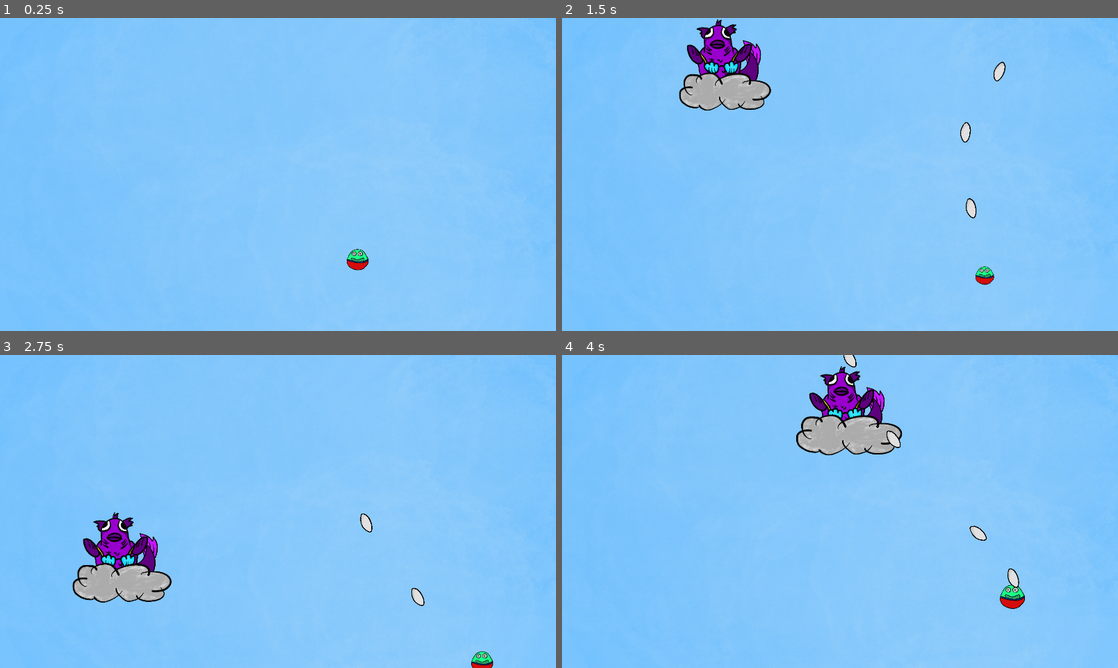
Above: before the commit, frames 1-4 (two rows, left to right).
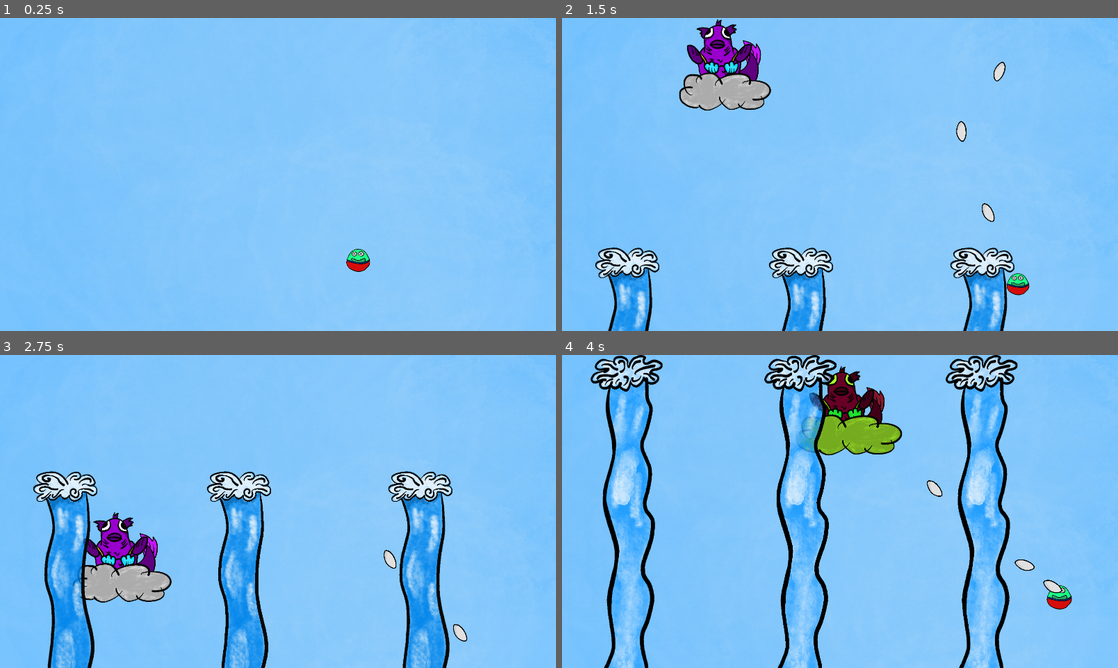
Above: after the commit, the same moments.

Repository: kaito002/bullet-hell-5
Game: Godot game, scene res://scenes/levels/picis/picis_level.tscn
Two runs of this game, one before a commit and one after it. Both use one fixed random seed, a clock stepped at 60 frames per second and the inputs below. This scene is started directly instead of the project's main scene.
Inputs (mouse positions are in pixels of both pictures, inside the frame that each line leads up to):
- Up to frame 1 (0.25 s): no input
- Up to frame 2 (1.5 s): move the mouse to (962, 158) at 0.52 s; press the mouse at (962, 158) at 0.53 s; hold D (right) 0.53-1.28 s; move the mouse to (728, 190) at 1.27 s; release the mouse at (728, 190) at 1.28 s; hold S (down) from 1.28 s (still down); click (728, 190) at 1.35 s
- Up to frame 3 (2.75 s): move the mouse to (333, 442) at 2.02 s; release S (down) at 2.03 s; press the mouse at (333, 442) at 2.03 s; hold D (right) from 2.03 s (still down)
- Up to frame 4 (4 s): move the mouse to (812, 574) at 2.77 s; release D (right) at 2.78 s; release the mouse at (812, 574) at 2.78 s; hold W (up) 2.78-3.53 s; click (812, 574) at 2.85 s; move the mouse to (1006, 558) at 3.52 s; press the mouse at (1006, 558) at 3.53 s; hold A (left) from 3.53 s (still down)

The runs differ from the first frame. In frame 1, 0.1% of the frame differs, in the area x 62-67%, y 73-82%; in frame 2, 6.6%; in frame 3, 14%; in frame 4, 20%, in the area x 5-92%, y 0-100%.

Commit message:
add piscis water pulse behaviour

Diff:
--- a/scenes/enemies/piscis/Piscis.tscn
+++ b/scenes/enemies/piscis/Piscis.tscn
@@ -218,6 +218,21 @@
 [sub_resource type="CircleShape2D" id="CircleShape2D_ydi71"]
 radius = 116.0
 
+[sub_resource type="Animation" id="Animation_okxbj"]
+length = 0.001
+tracks/0/type = "value"
+tracks/0/imported = false
+tracks/0/enabled = true
+tracks/0/path = NodePath(".:position")
+tracks/0/interp = 1
+tracks/0/loop_wrap = true
+tracks/0/keys = {
+"times": PackedFloat32Array(0),
+"transitions": PackedFloat32Array(1),
+"update": 0,
+"values": [Vector2(927, -816)]
+}
+
 [sub_resource type="Animation" id="Animation_vfo6o"]
 resource_name = "intro"
 length = 5.0
@@ -232,21 +247,6 @@
 "transitions": PackedFloat32Array(1, 1, 1, 1),
 "update": 0,
 "values": [Vector2(927, -816), Vector2(287, 782), Vector2(970, 177), Vector2(196, 170)]
-}
-
-[sub_resource type="Animation" id="Animation_okxbj"]
-length = 0.001
-tracks/0/type = "value"
-tracks/0/imported = false
-tracks/0/enabled = true
-tracks/0/path = NodePath(".:position")
-tracks/0/interp = 1
-tracks/0/loop_wrap = true
-tracks/0/keys = {
-"times": PackedFloat32Array(0),
-"transitions": PackedFloat32Array(1),
-"update": 0,
-"values": [Vector2(927, -816)]
 }
 
 [sub_resource type="Animation" id="Animation_jpw6j"]
--- a/scenes/enemies/piscis/picis_bullet.tscn
+++ b/scenes/enemies/piscis/picis_bullet.tscn
@@ -11,6 +11,7 @@
 size = Vector2(28.5714, 18.5714)
 
 [node name="picis_bullet" type="Area2D"]
+collision_layer = 16
 script = ExtResource("1_4no40")
 
 [node name="Sprite2D" type="Sprite2D" parent="."]
--- /dev/null
+++ b/scenes/levels/picis/picis_level.gd
@@ -0,0 +1,5 @@
+extends Node2D
+
+func _ready():
+    Globals.boss = $Piscis
+    Globals.player = $player
--- a/scenes/levels/picis/picis_level.tscn
+++ b/scenes/levels/picis/picis_level.tscn
@@ -1,13 +1,30 @@
-[gd_scene load_steps=18 format=3 uid="uid://c0uk1w3owlvv7"]
+[gd_scene load_steps=17 format=3 uid="uid://c0uk1w3owlvv7"]
 
 [ext_resource type="Texture2D" uid="uid://dv14lgwwmyngb" path="res://assets/Background.png" id="1_kolbb"]
 [ext_resource type="PackedScene" uid="uid://s8ky14omwdpg" path="res://scenes/enemies/piscis/Piscis.tscn" id="1_lpxks"]
+[ext_resource type="Script" path="res://scenes/levels/picis/picis_level.gd" id="1_otltk"]
 [ext_resource type="FontFile" uid="uid://dlrnj02kqy645" path="res://assets/fonts/Archivo_Black/ArchivoBlack-Regular.ttf" id="2_mmgot"]
 [ext_resource type="PackedScene" uid="uid://csphrilt0rk71" path="res://scenes/levels/picis/water_pulse.tscn" id="3_3jqcf"]
 [ext_resource type="PackedScene" uid="uid://crlrot03hgdlh" path="res://scenes/player/player.tscn" id="5_kv183"]
 [ext_resource type="PackedScene" uid="uid://dnhti2qkhw45m" path="res://scenes/weapons/weapon.tscn" id="6_8v5uj"]
 [ext_resource type="PackedScene" uid="uid://tlhnks1d8vwq" path="res://scenes/weapons/bullet.tscn" id="7_1uqwk"]
 [ext_resource type="PackedScene" uid="uid://cvris3exu6m66" path="res://scenes/player/player_controller.tscn" id="7_6k342"]
+[ext_resource type="Script" path="res://scenes/levels/picis/water_pulses.gd" id="9_adj0g"]
+
+[sub_resource type="Animation" id="Animation_gx57e"]
+length = 0.001
+tracks/0/type = "value"
+tracks/0/imported = false
+tracks/0/enabled = true
+tracks/0/path = NodePath(".:visible")
+tracks/0/interp = 1
+tracks/0/loop_wrap = true
+tracks/0/keys = {
+"times": PackedFloat32Array(0),
+"transitions": PackedFloat32Array(1),
+"update": 1,
+"values": [false]
+}
 
 [sub_resource type="Animation" id="Animation_8gbeo"]
 resource_name = "show"
@@ -24,25 +41,25 @@
 "values": [false, true, false, true, false, true, false]
 }
 
-[sub_resource type="Animation" id="Animation_gx57e"]
+[sub_resource type="AnimationLibrary" id="AnimationLibrary_nejia"]
+_data = {
+"RESET": SubResource("Animation_gx57e"),
+"show": SubResource("Animation_8gbeo")
+}
+
+[sub_resource type="Animation" id="Animation_x5wf3"]
 length = 0.001
 tracks/0/type = "value"
 tracks/0/imported = false
 tracks/0/enabled = true
-tracks/0/path = NodePath(".:visible")
+tracks/0/path = NodePath(".:modulate")
 tracks/0/interp = 1
 tracks/0/loop_wrap = true
 tracks/0/keys = {
 "times": PackedFloat32Array(0),
 "transitions": PackedFloat32Array(1),
-"update": 1,
-"values": [false]
-}
-
-[sub_resource type="AnimationLibrary" id="AnimationLibrary_nejia"]
-_data = {
-"RESET": SubResource("Animation_gx57e"),
-"show": SubResource("Animation_8gbeo")
+"update": 0,
+"values": [Color(1, 1, 1, 0)]
 }
 
 [sub_resource type="Animation" id="Animation_e3026"]
@@ -61,186 +78,14 @@
 "values": [Color(1, 1, 1, 0), Color(1, 1, 1, 1), Color(1, 1, 1, 0)]
 }
 
-[sub_resource type="Animation" id="Animation_x5wf3"]
-length = 0.001
-tracks/0/type = "value"
-tracks/0/imported = false
-tracks/0/enabled = true
-tracks/0/path = NodePath(".:modulate")
-tracks/0/interp = 1
-tracks/0/loop_wrap = true
-tracks/0/keys = {
-"times": PackedFloat32Array(0),
-"transitions": PackedFloat32Array(1),
-"update": 0,
-"values": [Color(1, 1, 1, 0)]
-}
-
 [sub_resource type="AnimationLibrary" id="AnimationLibrary_s1gba"]
 _data = {
 "RESET": SubResource("Animation_x5wf3"),
 "intro": SubResource("Animation_e3026")
 }
 
-[sub_resource type="Animation" id="Animation_v471v"]
-resource_name = "stage_03"
-length = 9.0
-loop_mode = 2
-tracks/0/type = "value"
-tracks/0/imported = false
-tracks/0/enabled = true
-tracks/0/path = NodePath("water_pulse6:position")
-tracks/0/interp = 1
-tracks/0/loop_wrap = false
-tracks/0/keys = {
-"times": PackedFloat32Array(0, 3, 6, 9),
-"transitions": PackedFloat32Array(1, 1, 1, 1),
-"update": 0,
-"values": [Vector2(219, 1850), Vector2(219, 627), Vector2(219, 627), Vector2(219, 1850)]
-}
-tracks/1/type = "value"
-tracks/1/imported = false
-tracks/1/enabled = true
-tracks/1/path = NodePath("water_pulse:position")
-tracks/1/interp = 1
-tracks/1/loop_wrap = false
-tracks/1/keys = {
-"times": PackedFloat32Array(0, 3, 6, 9),
-"transitions": PackedFloat32Array(1, 1, 1, 1),
-"update": 0,
-"values": [Vector2(527, 1850), Vector2(527, 1850), Vector2(527, 622), Vector2(527, 622)]
-}
-tracks/2/type = "value"
-tracks/2/imported = false
-tracks/2/enabled = true
-tracks/2/path = NodePath("water_pulse2:position")
-tracks/2/interp = 1
-tracks/2/loop_wrap = false
-tracks/2/keys = {
-"times": PackedFloat32Array(0, 3, 6, 9),
-"transitions": PackedFloat32Array(1, 1, 1, 1),
-"update": 0,
-"values": [Vector2(819, 1850), Vector2(819, 638), Vector2(819, 638), Vector2(819, 1850)]
-}
-tracks/3/type = "value"
-tracks/3/imported = false
-tracks/3/enabled = true
-tracks/3/path = NodePath("water_pulse3:position")
-tracks/3/interp = 1
-tracks/3/loop_wrap = false
-tracks/3/keys = {
-"times": PackedFloat32Array(0, 3, 6, 9),
-"transitions": PackedFloat32Array(1, 1, 1, 1),
-"update": 0,
-"values": [Vector2(1127, 1850), Vector2(1127, 1850), Vector2(1127, 627), Vector2(1127, 627)]
-}
-tracks/4/type = "value"
-tracks/4/imported = false
-tracks/4/enabled = true
-tracks/4/path = NodePath("water_pulse4:position")
-tracks/4/interp = 1
-tracks/4/loop_wrap = false
-tracks/4/keys = {
-"times": PackedFloat32Array(0, 3, 6, 9),
-"transitions": PackedFloat32Array(1, 1, 1, 1),
-"update": 0,
-"values": [Vector2(1445, 1850), Vector2(1445, 622), Vector2(1445, 622), Vector2(1445, 1850)]
-}
-tracks/5/type = "value"
-tracks/5/imported = false
-tracks/5/enabled = true
-tracks/5/path = NodePath("water_pulse5:position")
-tracks/5/interp = 1
-tracks/5/loop_wrap = false
-tracks/5/keys = {
-"times": PackedFloat32Array(0, 3, 6, 9),
-"transitions": PackedFloat32Array(1, 1, 1, 1),
-"update": 0,
-"values": [Vector2(1771, 1850), Vector2(1771, 1850), Vector2(1771, 643), Vector2(1771, 643)]
-}
-
-[sub_resource type="Animation" id="Animation_j8vnx"]
-length = 0.001
-tracks/0/type = "value"
-tracks/0/imported = false
-tracks/0/enabled = true
-tracks/0/path = NodePath("water_pulse6:position")
-tracks/0/interp = 1
-tracks/0/loop_wrap = true
-tracks/0/keys = {
-"times": PackedFloat32Array(0),
-"transitions": PackedFloat32Array(1),
-"update": 0,
-"values": [Vector2(219, 1850)]
-}
-tracks/1/type = "value"
-tracks/1/imported = false
-tracks/1/enabled = true
-tracks/1/path = NodePath("water_pulse:position")
-tracks/1/interp = 1
-tracks/1/loop_wrap = true
-tracks/1/keys = {
-"times": PackedFloat32Array(0),
-"transitions": PackedFloat32Array(1),
-"update": 0,
-"values": [Vector2(527, 1850)]
-}
-tracks/2/type = "value"
-tracks/2/imported = false
-tracks/2/enabled = true
-tracks/2/path = NodePath("water_pulse2:position")
-tracks/2/interp = 1
-tracks/2/loop_wrap = true
-tracks/2/keys = {
-"times": PackedFloat32Array(0),
-"transitions": PackedFloat32Array(1),
-"update": 0,
-"values": [Vector2(819, 1850)]
-}
-tracks/3/type = "value"
-tracks/3/imported = false
-tracks/3/enabled = true
-tracks/3/path = NodePath("water_pulse3:position")
-tracks/3/interp = 1
-tracks/3/loop_wrap = true
-tracks/3/keys = {
-"times": PackedFloat32Array(0),
-"transitions": PackedFloat32Array(1),
-"update": 0,
-"values": [Vector2(1127, 1850)]
-}
-tracks/4/type = "value"
-tracks/4/imported = false
-tracks/4/enabled = true
-tracks/4/path = NodePath("water_pulse4:position")
-tracks/4/interp = 1
-tracks/4/loop_wrap = true
-tracks/4/keys = {
-"times": PackedFloat32Array(0),
-"transitions": PackedFloat32Array(1),
-"update": 0,
-"values": [Vector2(1445, 1850)]
-}
-tracks/5/type = "value"
-tracks/5/imported = false
-tracks/5/enabled = true
-tracks/5/path = NodePath("water_pulse5:position")
-tracks/5/interp = 1
-tracks/5/loop_wrap = true
-tracks/5/keys = {
-"times": PackedFloat32Array(0),
-"transitions": PackedFloat32Array(1),
-"update": 0,
-"values": [Vector2(1771, 1850)]
-}
-
-[sub_resource type="AnimationLibrary" id="AnimationLibrary_lfcil"]
-_data = {
-"RESET": SubResource("Animation_j8vnx"),
-"stage_03": SubResource("Animation_v471v")
-}
-
 [node name="PicisLevel" type="Node2D"]
+script = ExtResource("1_otltk")
 
 [node name="Background" type="CanvasLayer" parent="."]
 layer = -10
@@ -318,31 +163,9 @@
 [node name="fire_rate" parent="Piscis/picis_weapon" index="0"]
 wait_time = 0.25
 
-[node name="water_pulse6" parent="." instance=ExtResource("3_3jqcf")]
-position = Vector2(219, 1850)
-
-[node name="water_pulse" parent="." instance=ExtResource("3_3jqcf")]
-position = Vector2(527, 1850)
-
-[node name="water_pulse2" parent="." instance=ExtResource("3_3jqcf")]
-position = Vector2(819, 1850)
-
-[node name="water_pulse3" parent="." instance=ExtResource("3_3jqcf")]
-position = Vector2(1127, 1850)
-
-[node name="water_pulse4" parent="." instance=ExtResource("3_3jqcf")]
-position = Vector2(1445, 1850)
-
-[node name="water_pulse5" parent="." instance=ExtResource("3_3jqcf")]
-position = Vector2(1771, 1850)
-
-[node name="LevelHazardAnimator" type="AnimationPlayer" parent="."]
-libraries = {
-"": SubResource("AnimationLibrary_lfcil")
-}
-
 [node name="player" parent="." instance=ExtResource("5_kv183")]
 position = Vector2(1235, 835)
+speed = 450.0
 
 [node name="weapon" parent="player" instance=ExtResource("6_8v5uj")]
 bullet_scene = ExtResource("7_1uqwk")
@@ -352,4 +175,25 @@
 [node name="Bullets" type="Node" parent="."]
 unique_name_in_owner = true
 
+[node name="water_pulses" type="Node2D" parent="."]
+script = ExtResource("9_adj0g")
+
+[node name="water_pulse6" parent="water_pulses" instance=ExtResource("3_3jqcf")]
+position = Vector2(219, 1850)
+
+[node name="water_pulse" parent="water_pulses" instance=ExtResource("3_3jqcf")]
+position = Vector2(527, 1850)
+
+[node name="water_pulse2" parent="water_pulses" instance=ExtResource("3_3jqcf")]
+position = Vector2(819, 1850)
+
+[node name="water_pulse3" parent="water_pulses" instance=ExtResource("3_3jqcf")]
+position = Vector2(1127, 1850)
+
+[node name="water_pulse4" parent="water_pulses" instance=ExtResource("3_3jqcf")]
+position = Vector2(1445, 1850)
+
+[node name="water_pulse5" parent="water_pulses" instance=ExtResource("3_3jqcf")]
+position = Vector2(1771, 1850)
+
 [editable path="Piscis"]
--- /dev/null
+++ b/scenes/levels/picis/water_pulse.gd
@@ -0,0 +1,14 @@
+class_name WaterPulse
+extends AnimatedSprite2D
+
+var _should_execute: bool = false
+
+func start():
+    _should_execute = true
+
+
+func finish():
+    _should_execute = false
+
+
+func _process(delta):
--- /dev/null
+++ b/scenes/levels/picis/water_pulses.gd
@@ -0,0 +1,49 @@
+class_name WaterPulses
+extends Node2D
+
+var even_pulses: Array[Node2D] = []
+var odd_pulses: Array[Node2D] = []
+
+var even_tweens: Array[Tween] = []
+
+func _ready():
+    _separate_pulses()
+    _start_even_pulses()
+
+func _separate_pulses():
+    var idx = 0
+    for child in get_children():
+        if idx % 2 == 0:
+            even_pulses.append(child)
+        else:
+            odd_pulses.append(child)
+        idx += 1
+
+func _start_odd_pulses():
+    for pulse in odd_pulses:
+        var tween = get_tree().create_tween()
+        tween.tween_property(pulse, "position", Vector2(pulse.position.x, 600), 4)
+
+    get_tree().create_timer(4).timeout.connect(_on_finished_odd)
+
+
+func _start_even_pulses():
+    for pulse in even_pulses:
+        var tween = get_tree().create_tween()
+        tween.tween_property(pulse, "position", Vector2(pulse.position.x, 600), 4)
+
+    get_tree().create_timer(4).timeout.connect(_on_finished_even)
+
+func _on_finished_even():
+    for pulse in even_pulses:
+        var tween = get_tree().create_tween()
+        tween.tween_property(pulse, "position", Vector2(pulse.position.x, 1850), 4)
+
+    get_tree().create_timer(4).timeout.connect(_start_odd_pulses)
+
+func _on_finished_odd():
+    for pulse in odd_pulses:
+        var tween = get_tree().create_tween()
+        tween.tween_property(pulse, "position", Vector2(pulse.position.x, 1850), 4)
+
+    get_tree().create_timer(4).timeout.connect(_start_even_pulses)
--- a/scenes/player/player.tscn
+++ b/scenes/player/player.tscn
@@ -18,7 +18,7 @@
 "times": PackedFloat32Array(0),
 "transitions": PackedFloat32Array(1),
 "update": 0,
-"values": [Vector2(0.726562, 0.726562)]
+"values": [Vector2(0.2, 0.2)]
 }
 
 [sub_resource type="Animation" id="Animation_m8nav"]
@@ -35,7 +35,7 @@
 "times": PackedFloat32Array(0, 0.5, 1),
 "transitions": PackedFloat32Array(1, 1, 1),
 "update": 0,
-"values": [Vector2(0.2, 0.2), Vector2(0.15, 0.15), Vector2(0.2, 0.2)]
+"values": [Vector2(0.2, 0.2), Vector2(0.18, 0.18), Vector2(0.2, 0.2)]
 }
 
 [sub_resource type="AnimationLibrary" id="AnimationLibrary_51vby"]
@@ -49,8 +49,8 @@
 script = ExtResource("1_tvi0w")
 
 [node name="Icon" type="Sprite2D" parent="."]
-position = Vector2(-2, -2)
-scale = Vector2(0.726562, 0.726562)
+position = Vector2(2.08165e-12, 2.08165e-12)
+scale = Vector2(0.2, 0.2)
 texture = ExtResource("2_hs2i6")
 
 [node name="CollisionShape2D" type="CollisionShape2D" parent="."]
